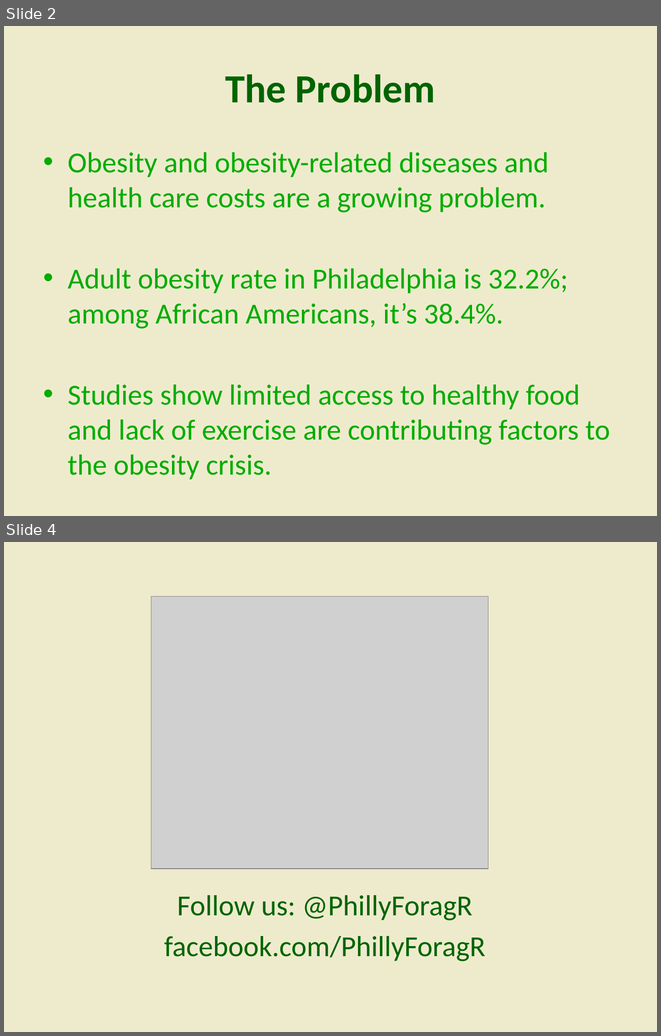
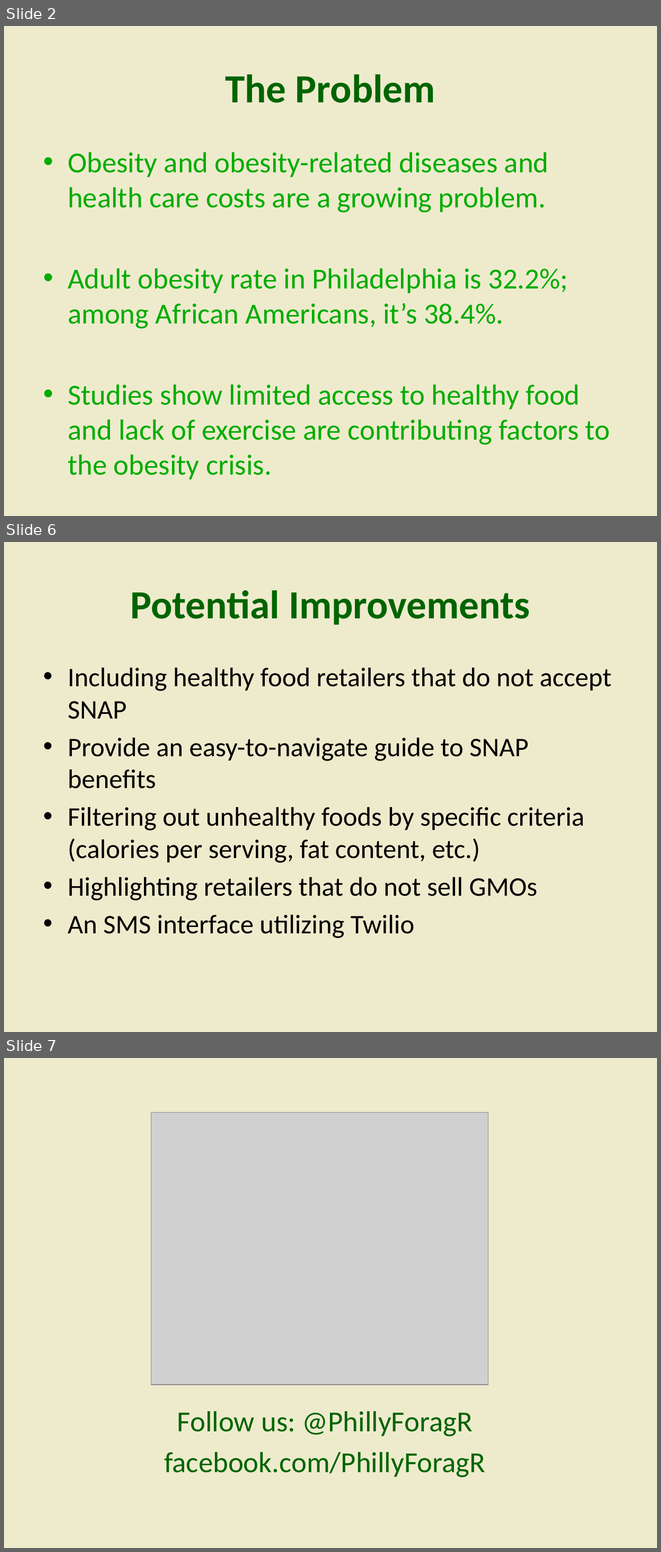
Before and after one commit to notthatbreezy/phillyphoodaccess, a slide deck: documentation/Philly ForagR Slides.pptx. Shown one above the other, each under a label of ours: slides 2 and 4 before the commit, slides 2, 6 and 7 after it; the slides between them are not shown. The pictures are 661x1036 and 661x1552 pixels, drawn with LibreOffice and Linux fonts; fonts in the diff are those of the drawing; grey boxes stand for pictures. Boxes give left, top, right and bottom in pixels: in the first picture for what was removed or moved away, otherwise in the second. Text is boxed around its words. In the diff, an @@ line names an element or a change of style, - is before the commit and + after.

```diff
--- a/documentation/Philly ForagR Slides.pptx
+++ b/documentation/Philly ForagR Slides.pptx
@@ slide 6 added at (x1=4, y1=542, x2=657, y2=1032), background #EEEBCD @@
@@ title added at (x1=130, y1=590, x2=530, y2=625), 44 pt, text #006400, bold @@
+Potential Improvements
@@ text added at (x1=68, y1=668, x2=612, y2=938), 29.6 pt, text #000000 @@
+• Including healthy food retailers that do not accept SNAP
+• Provide an easy-to-navigate guide to SNAP benefits
+• Filtering out unhealthy foods by specific criteria (calories per serving, fat content, etc.)
+• Highlighting retailers that do not sell GMOs
+• An SMS interface utilizing Twilio
@@ what was slide 4 is now slide 7 @@
```
Also in this commit, not shown: 1 slide changed, 3 other slides added, 1 slide removed, 4 other files.
